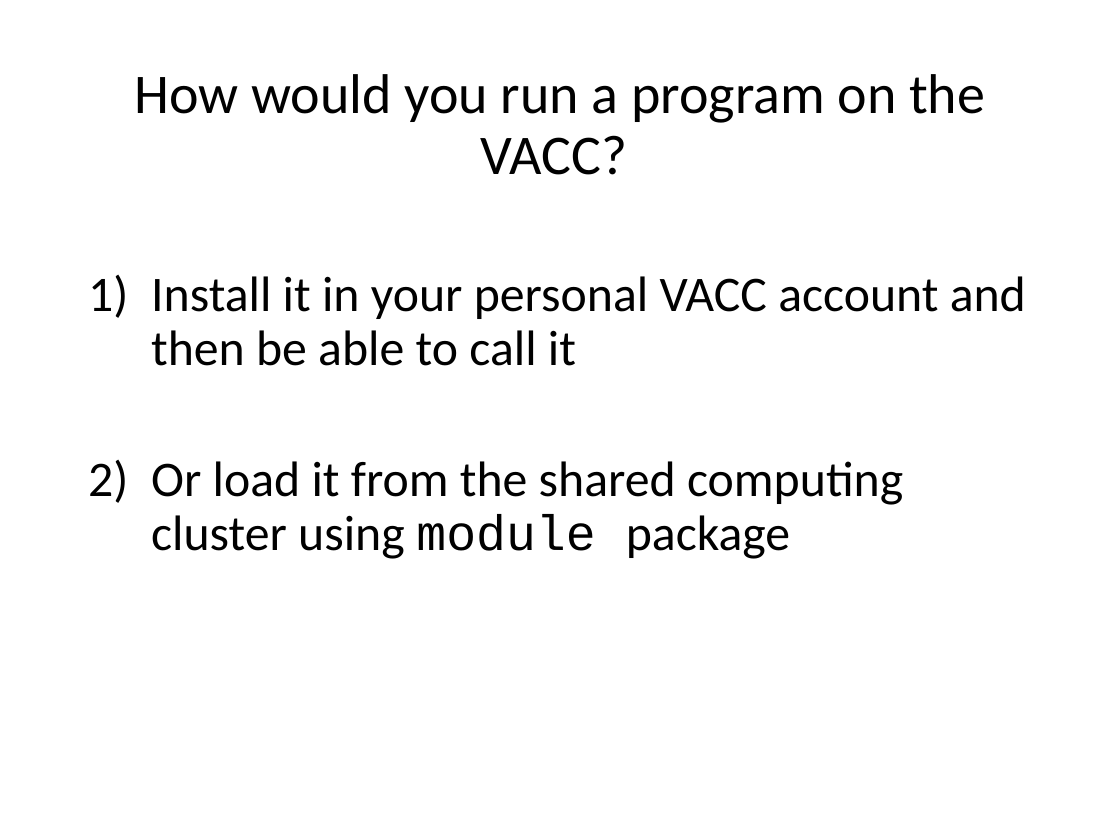
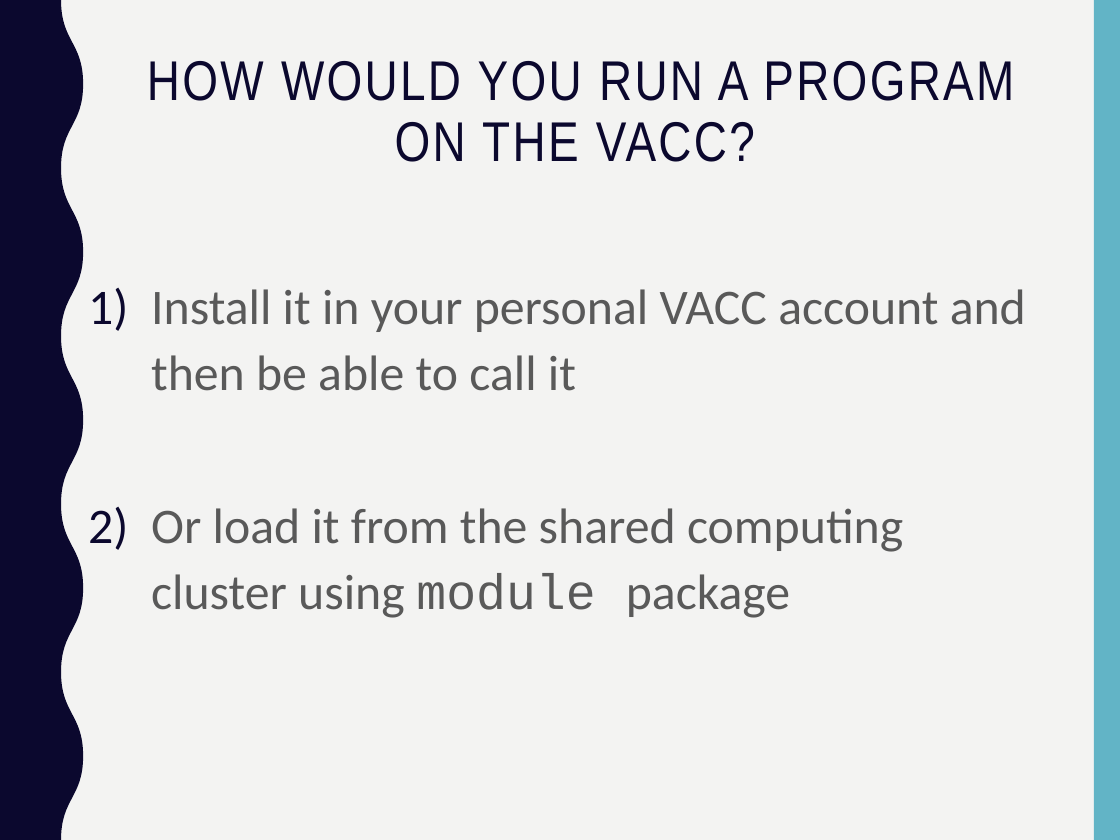
Before and after one commit to PRodriguez19/Intro-to-rnaseq, a slide deck: slide 33 of lectures/Lecture5-MMG232.pptx (slide 23 before the commit). Drawn at 1120x840 pixels with LibreOffice and Linux fonts; fonts in the diff are those of the drawing. Boxes give left, top, right and bottom in pixels: in the first picture for what was removed or moved away, otherwise in the second. Text is boxed around its words. In the diff, an @@ line names an element or a change of style, - is before the commit and + after.

```diff
--- a/lectures/Lecture5-MMG232.pptx
+++ b/lectures/Lecture5-MMG232.pptx
@@ background #FFFFFF to #F3F3F2 @@
@@ freeform shape added at [0, 0, 83, 840], fill #0B082E @@
@@ rectangle added at [1094, 0, 1120, 840], fill #62B4C6 @@
@@ title "HOW WOULD YOU RUN A ..." at [147, 61, 1014, 162]: vertical alignment middle to top @@
@@ title at [147, 61, 1014, 162]: text changed; font Calibri to Arial Narrow; text colour #000000 to #0B082E @@
-How would you run a program on the VACC?
+HOW WOULD YOU RUN A PROGRAM ON THE VACC?
@@ text "Install it in your personal ..." at [151, 289, 1026, 618]: text colour #000000 to #595959; line spacing 0.9 to 1.1 @@
```
Also in this commit, not shown: 25 other slides changed, 15 slides added, 5 slides removed, 6 other files.
